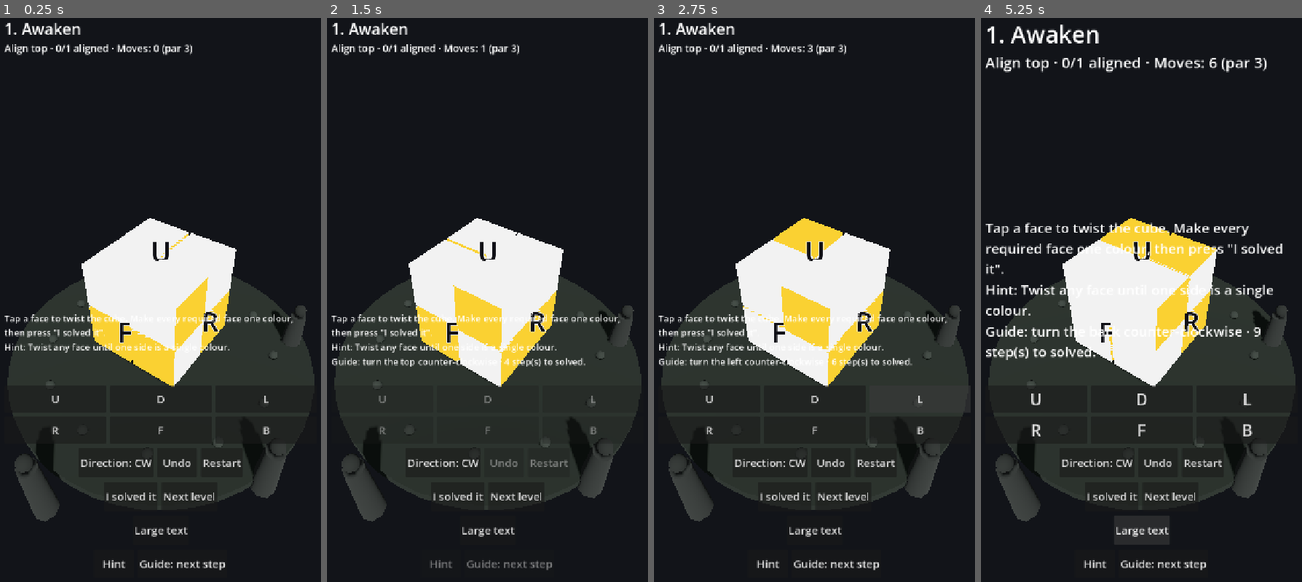
Above: before the commit, frames 1-4 (left to right).
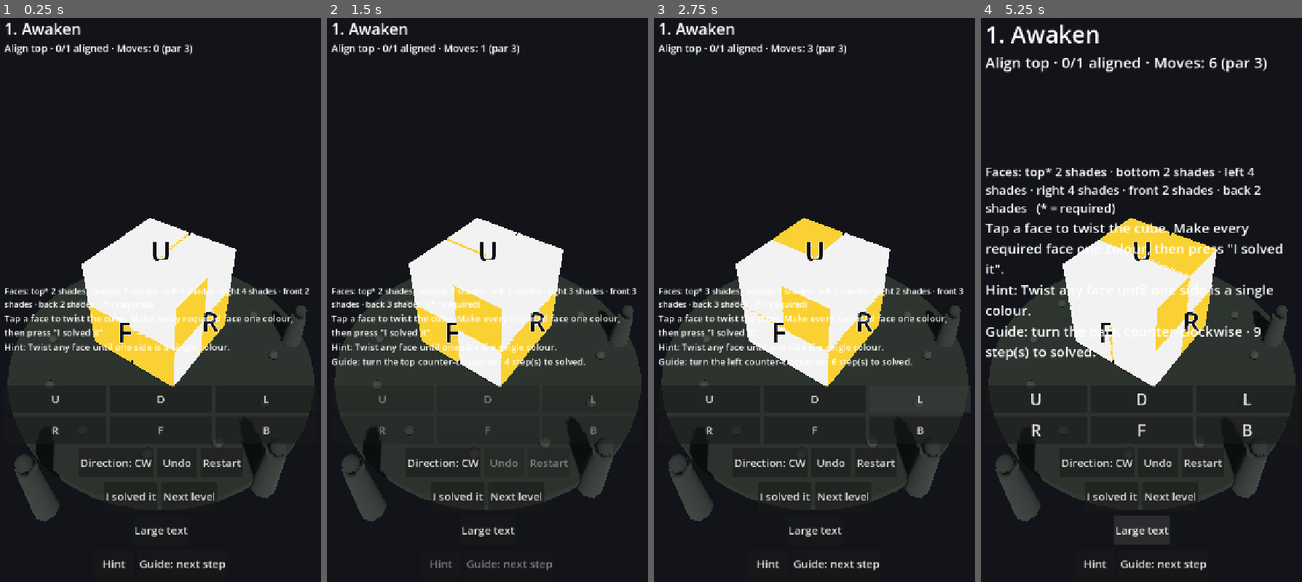
Above: after the commit, the same moments.

Repository: downwitherfan-design/CraftCube
Game: Godot game, scene res://scenes/Main.tscn
The game is run twice, just before and just after one commit, with the same random seed, the same clock (stepped at 60 frames per second) and the same inputs.
Inputs:
- Up to frame 1 (0.25 s): no input
- Up to frame 2 (1.5 s): click "U" at 0.5 s; click "D" at 1.25 s
- Up to frame 3 (2.75 s): click "L" at 2 s
- Up to frame 4 (5.25 s): click "R" at 2.75 s; click "F" at 3.5 s; click "B" at 4.25 s; click "Large text" at 5 s

The runs differ from the first frame. In frame 1, 0.6% of the frame differs, in the area x 1-97%, y 47-52%; in frame 2, 0.6%; in frame 3, 0.6%; in frame 4, 1.7%, in the area x 1-88%, y 26-35%.

Commit message:
AI-13 Milestone D: per-face readiness readout (read the whole cube)
PuzzleEngine.face_readiness() reports every face (U,D,L,R,F,B) as {distinct, solid} using the
already-tested distinct_colours_on_face predicate. The HUD adds a read-only line under the
status, naming each face and showing "solid" or "N shades", with the objective's required
faces marked '*'. The player can now read partial puzzle mastery across the whole cube rather
than only the win condition. Truth is unchanged: presentation only.

Tests (341 passed / 0 failed): readiness covers all six faces in order, distinct stays within
1..n*n, solid agrees with distinct==1, a scrambled cube shows an unsolid face while a solved
cube shows all solid, and one legal turn perturbs a face. The HUD line names every face and
marks exactly the required one.

Full Android CI green on this tree: 341 tests, smoke boot, signed debug APK
(dist/CraftCube.apk, sha256 3b4c96e2...). Evidence + resume state updated.

Co-authored-by: openhands <openhands@all-hands.dev>

Diff:
--- a/game/scripts/domain/puzzle_engine.gd
+++ b/game/scripts/domain/puzzle_engine.gd
@@ -111,6 +111,20 @@
 			aligned += 1
 	return {"aligned": aligned, "total": faces.size()}
 
+## Readiness of every face, ordered U,D,L,R,F,B: how close each is to being a single
+## colour. `distinct == 1` means solid. This lets the UI show partial mastery on any
+## face (including faces the current objective does not require), so the player can read
+## the puzzle rather than only the win condition.
+func face_readiness() -> Array:
+	var out := []
+	for i in range(MoveTable.ALL_FACES.size()):
+		out.append({
+			"face": str(MoveTable.ALL_FACES[i]),
+			"distinct": state.distinct_colours_on_face(i),
+			"solid": state.is_face_solid(i),
+		})
+	return out
+
 func _face_indices(letters: Array) -> Array:
 	var out := []
 	for l in letters:
--- a/game/scripts/game/game_controller.gd
+++ b/game/scripts/game/game_controller.gd
@@ -221,6 +221,10 @@
 func objective_progress() -> Dictionary:
 	return engine.objective_progress()
 
+## Per-face readiness for the HUD (U,D,L,R,F,B), so partial mastery is visible.
+func face_readiness() -> Array:
+	return engine.face_readiness()
+
 ## The level currently loaded, for presentation-layer readouts (title, objective faces, par).
 func current_level() -> Dictionary:
 	if current_index >= 0 and current_index < levels.size():
--- a/game/scripts/game/hud.gd
+++ b/game/scripts/game/hud.gd
@@ -22,6 +22,7 @@
 var _guide: Label
 var _hint_btn: Button
 var _step_btn: Button
+var _readiness: Label
 
 const BTN_MIN := Vector2(88, 64)
 
@@ -83,12 +84,14 @@
 	_hint = _label("", 20)
 	_story = _label("", 22)
 	_guide = _label("", 20)
+	_readiness = _label("", 18)
 	outer.add_child(_title)
 	outer.add_child(_status)
 
 	var spacer := Control.new()
 	spacer.size_flags_vertical = Control.SIZE_EXPAND_FILL
 	outer.add_child(spacer)
+	outer.add_child(_readiness)
 	outer.add_child(_onboard)
 	outer.add_child(_hint)
 	outer.add_child(_guide)
@@ -176,6 +179,7 @@
 	_story.text = ""
 	_guide.text = ""
 	_refresh_legal()
+	_refresh_readiness()
 
 func _refresh_legal() -> void:
 	var legal: Array = controller.legal_faces()
@@ -195,6 +199,23 @@
 	# confirmed by the domain predicate via "I solved it".
 	if controller.engine.is_solved():
 		_status.text = "All required faces aligned — press \"I solved it\"."
+	_refresh_readiness()
+
+## Per-face mastery readout: for every face, say whether it is solid (a single colour) or
+## still shows several shades, and mark the objective faces so the player can read progress
+## on the whole cube, not just the win condition.
+func _refresh_readiness() -> void:
+	var names := {"U": "top", "D": "bottom", "L": "left", "R": "right", "F": "front", "B": "back"}
+	var objective := {}
+	for f in controller.current_level().get("objective", {}).get("params", {}).get("faces", []):
+		objective[str(f)] = true
+	var parts := PackedStringArray()
+	for entry in controller.face_readiness():
+		var face := str(entry["face"])
+		var mark := "*" if objective.has(face) else ""
+		var state := "solid" if bool(entry["solid"]) else "%d shades" % int(entry["distinct"])
+		parts.append("%s%s %s" % [names.get(face, face), mark, state])
+	_readiness.text = "Faces: " + " · ".join(parts) + "   (* = required)"
 
 ## Names the objective's required faces in player terms, so "Align U" reads as "top".
 func _objective_faces_text() -> String:
@@ -312,8 +333,8 @@
 func _on_big_text() -> void:
 	_big_text = not _big_text
 	var mult := 1.5 if _big_text else 1.0
-	for l in [_title, _status, _onboard, _hint, _story, _guide]:
-		var base := 34 if l == _title else (22 if (l == _status or l == _story) else 20)
+	for l in [_title, _status, _onboard, _hint, _story, _guide, _readiness]:
+		var base := 34 if l == _title else (22 if (l == _status or l == _story) else (18 if l == _readiness else 20))
 		l.add_theme_font_size_override("font_size", int(base * mult))
 	for entry in _face_buttons:
 		entry["button"].add_theme_font_size_override("font_size", int(24 * mult))
--- a/game/tests/run_tests.gd
+++ b/game/tests/run_tests.gd
@@ -50,6 +50,8 @@
 	_test_world_state_and_resume()
 	_test_world_progression_landmarks()
 	_test_objective_progress()
+	_test_face_readiness()
+	_test_hud_readiness_line()
 	_test_animated_chapter_end_to_end()
 	_test_guided_solver_domain()
 	_test_guided_solver_controller()
@@ -1025,6 +1027,63 @@
 	e2.setup(LevelCatalog.by_id("level.01.awaken"))
 	_eq("awaken objective totals one face", int(e2.objective_progress()["total"]), 1)
 
+## Milestone D: per-face readiness must reflect the real configuration for every face, not
+## only the objective's faces, and must agree with the solved predicate.
+func _test_face_readiness() -> void:
+	print("[face readiness]")
+	var e := PuzzleEngine.new()
+	e.setup(LevelCatalog.by_id("level.01.hollow_stone"))
+	var r0: Array = e.face_readiness()
+	_eq("readiness reports all six faces", r0.size(), 6)
+	_eq("readiness is ordered U,D,L,R,F,B",
+		[str(r0[0]["face"]), str(r0[1]["face"]), str(r0[2]["face"]), str(r0[3]["face"]), str(r0[4]["face"]), str(r0[5]["face"])],
+		["U", "D", "L", "R", "F", "B"])
+	for entry in r0:
+		_check("distinct is within 1..n*n for %s" % entry["face"],
+			int(entry["distinct"]) >= 1 and int(entry["distinct"]) <= e.state.n * e.state.n)
+		_check("solid flag matches distinct==1 for %s" % entry["face"],
+			bool(entry["solid"]) == (int(entry["distinct"]) == 1))
+	# A scrambled level must show at least one face short of solid, and a solved level all solid.
+	e.state.reset()
+	for m in e._scramble_moves:
+		e.state.apply_move(m)
+	var scrambled_any_unsolid := false
+	for entry in e.face_readiness():
+		if not bool(entry["solid"]):
+			scrambled_any_unsolid = true
+	_check("scrambled cube shows at least one unsolid face", scrambled_any_unsolid)
+	e.state.reset()
+	var r1: Array = e.face_readiness()
+	for entry in r1:
+		_check("%s face is solid when solved" % entry["face"], bool(entry["solid"]))
+	_check("all faces solid implies is_solved", e.is_solved())
+	# A single legal turn must perturb some face (readiness is not trivially constant).
+	e.state.reset()
+	e.apply_move(MoveTable.face_move("F", true))
+	var perturbed := false
+	for entry in e.face_readiness():
+		if not bool(entry["solid"]):
+			perturbed = true
+	_check("one turn leaves some face unsolid", perturbed)
+
+## Milestone D: the HUD readiness line must name every face, mark the objective faces, and
+## track the cube's real state (solid vs. several shades).
+func _test_hud_readiness_line() -> void:
+	print("[hud readiness line]")
+	var m = load("res://scenes/Main.tscn").instantiate()
+	m._ready()
+	var hud = m.get_node("HUD")
+	m.load_level(0)  # awaken: objective is U only
+	var text: String = hud._readiness.text
+	for word in ["top", "bottom", "left", "right", "front", "back"]:
+		_check("readiness names the %s face" % word, text.find(word) >= 0)
+	_check("readiness marks the required face", text.find("top*") >= 0)
+	var needs_top_only := text.find("bottom*") < 0 and text.find("front*") < 0
+	_check("readiness does not mark non-required faces as required", needs_top_only)
+	if m.get_parent() != null:
+		m.get_parent().remove_child(m)
+	m.free()
+
 ## Play the whole chapter through the real scene using ANIMATED turns (each turn started via
 ## the controller and settled through the tween path), asserting the rendered cube matches
 ## the truth layer after every turn and that progression/rewards/discoveries advance.
Binary file changed: game/docs/evidence/screenshots/session10_hint.png
Not shown, changed: game/docs/evidence/screenshots/session10_hint.png.import
Binary file changed: game/docs/evidence/screenshots/session10_initial.png
Not shown, changed: game/docs/evidence/screenshots/session10_initial.png.import
Binary file changed: game/docs/evidence/screenshots/session10_orbit.png
Not shown, changed: game/docs/evidence/screenshots/session10_orbit.png.import
Binary file changed: game/docs/evidence/screenshots/session10_world_complete.png
Not shown, changed: game/docs/evidence/screenshots/session10_world_complete.png.import
Not shown, changed: 11_INTEGRATION/OPENHANDS_RESUME_STATE.md
Not shown, changed: game/docs/OPENHANDS_STATUS.md
Not shown, changed: game/docs/evidence/session10_build.log
Not shown, changed: game/docs/evidence/session10_milestoneB.log
